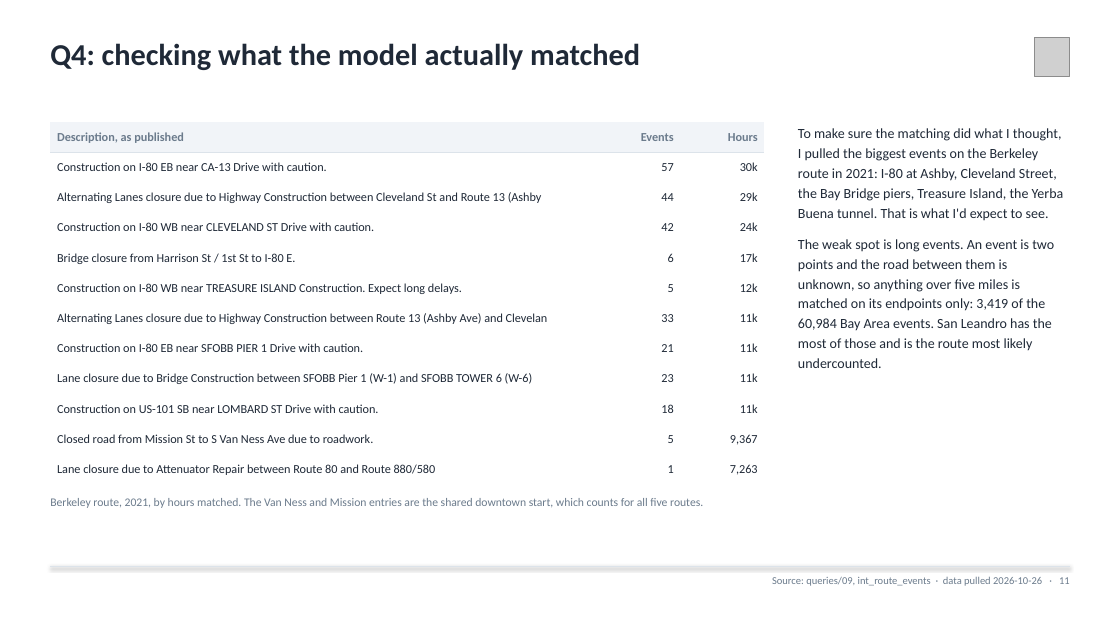
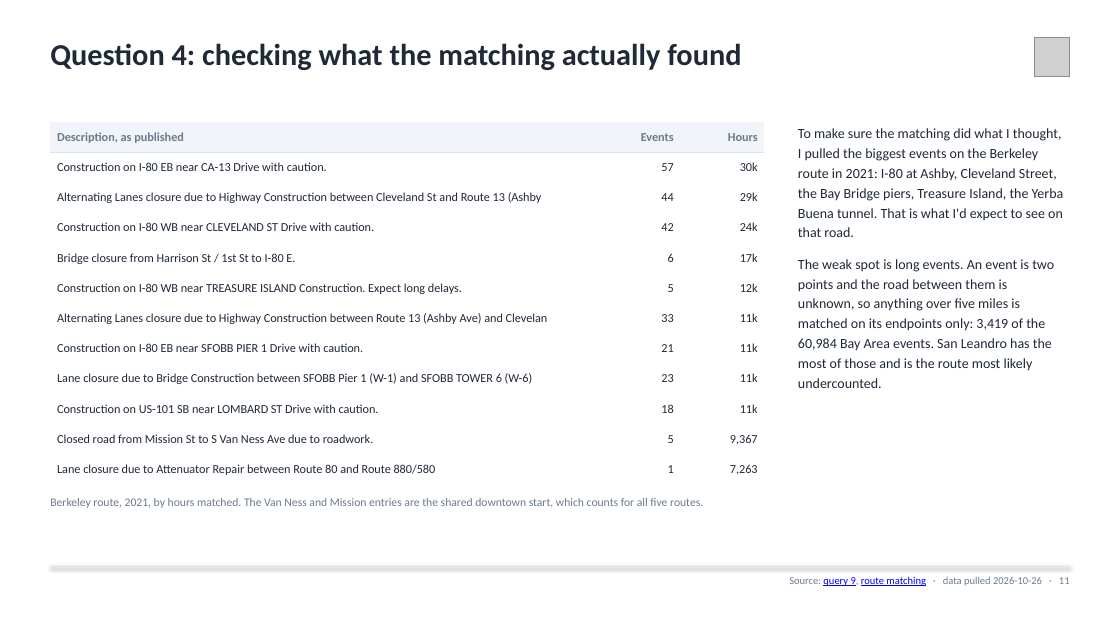
Before and after one commit to agmcdonald24/aurura_case, a slide deck: slide 11 of reports/Aurora_Construction_Take_Home.pptx. Drawn at 1120x630 pixels with LibreOffice and Linux fonts; fonts in the diff are those of the drawing; grey boxes stand for pictures. Boxes give left, top, right and bottom in pixels: in the first picture for what was removed or moved away, otherwise in the second. Text is boxed around its words. In the diff, an @@ line names an element or a change of style, - is before the commit and + after.

```diff
--- a/reports/Aurora_Construction_Take_Home.pptx
+++ b/reports/Aurora_Construction_Take_Home.pptx
@@ text at box(50, 43, 741, 70): text changed @@
-Q4: checking what the model actually matched
+Question 4: checking what the matching actually found
@@ text at box(798, 128, 1064, 237): text changed @@
-To make sure the matching did what I thought, I pulled the biggest events on the Berkeley route in 2021: I-80 at Ashby, Cleveland Street, the Bay Bridge piers, Treasure Island, the Yerba Buena tunnel. That is what I'd expect to see.
+To make sure the matching did what I thought, I pulled the biggest events on the Berkeley route in 2021: I-80 at Ashby, Cleveland Street, the Bay Bridge piers, Treasure Island, the Yerba Buena tunnel. That is what I'd expect to see on that road.
@@ text at box(789, 576, 1070, 586): text changed @@
-Source: queries/09, int_route_events · data pulled 2026-10-26 · 11
+Source: query 9, route matching · data pulled 2026-10-26 · 11
```
Also in this commit, not shown: 13 other slides changed, 5 other files.
